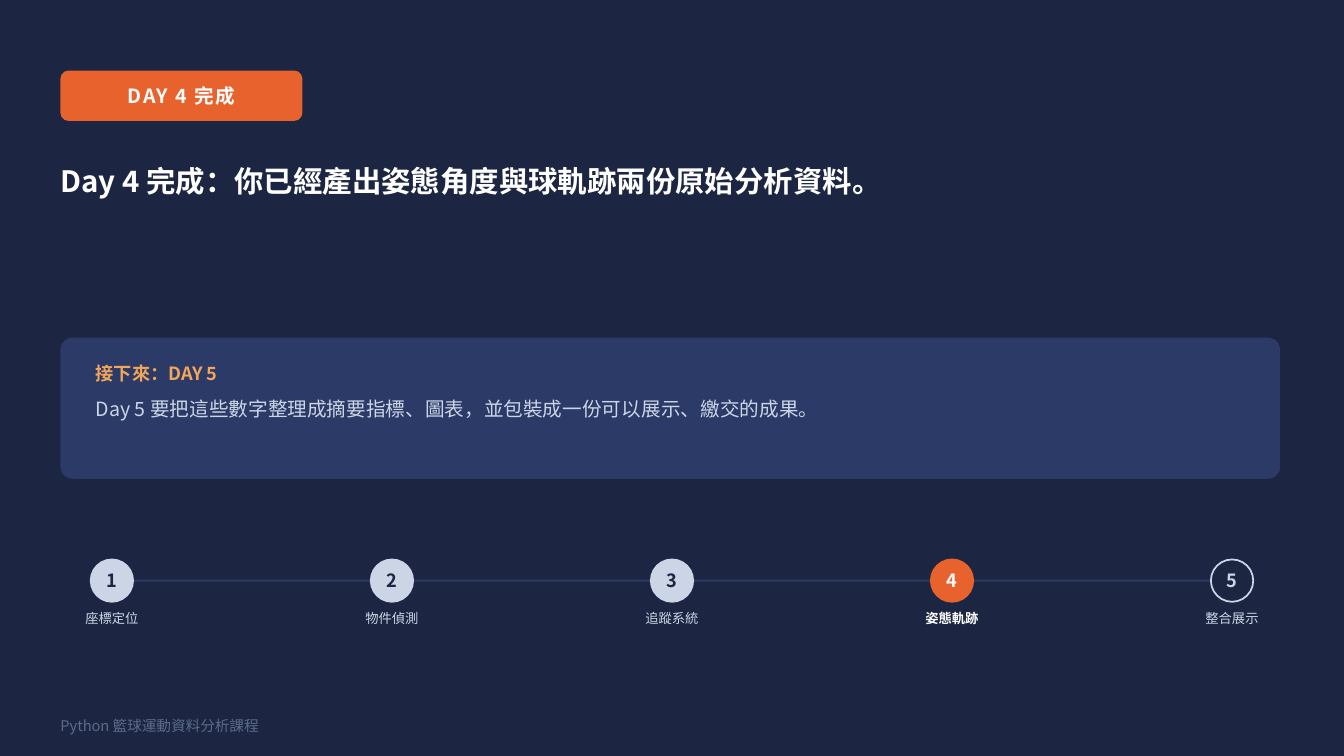
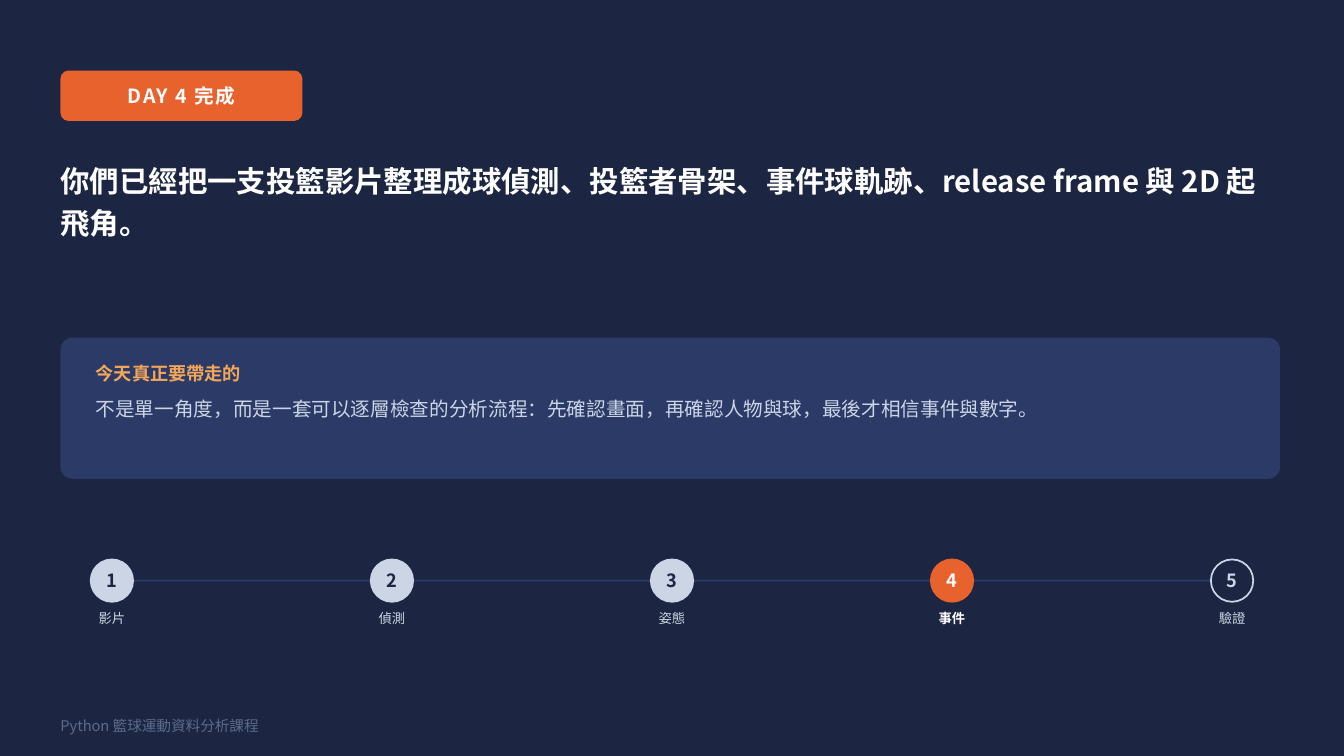
Before and after one commit to henry753951/basketball-hackathon-course, a slide deck: slide 18 of slides/day4_slides.pptx (slide 9 before the commit). Drawn at 1344x756 pixels with LibreOffice and Linux fonts; fonts in the diff are those of the drawing. Boxes give left, top, right and bottom in pixels: in the first picture for what was removed or moved away, otherwise in the second. Text is boxed around its words. In the diff, an @@ line names an element or a change of style, - is before the commit and + after.

```diff
--- a/slides/day4_slides.pptx
+++ b/slides/day4_slides.pptx
@@ text at bbox=[60, 167, 1256, 237]: text changed @@
-Day 4 完成：你已經產出姿態角度與球軌跡兩份原始分析資料。
+你們已經把一支投籃影片整理成球偵測、投籃者骨架、事件球軌跡、release frame 與 2D 起飛角。
@@ text at bbox=[96, 364, 241, 382]: text changed @@
-接下來：DAY 5
+今天真正要帶走的
@@ text at bbox=[96, 399, 1038, 418]: text changed @@
-Day 5 要把這些數字整理成摘要指標、圖表，並包裝成一份可以展示、繳交的成果。
+不是單一角度，而是一套可以逐層檢查的分析流程：先確認畫面，再確認人物與球，最後才相信事件與數字。
@@ text at bbox=[99, 612, 126, 624]: text changed @@
-座標定位
+影片
@@ text at bbox=[379, 612, 406, 624]: text changed @@
-物件偵測
+偵測
@@ text at bbox=[659, 612, 686, 624]: text changed @@
-追蹤系統
+姿態
@@ text at bbox=[939, 611, 966, 625]: text changed @@
-姿態軌跡
+事件
@@ text at bbox=[1219, 612, 1246, 624]: text changed @@
-整合展示
+驗證
```
Also in this commit, not shown: 6 other slides changed, 11 slides added, 2 slides removed, 22 other files.
